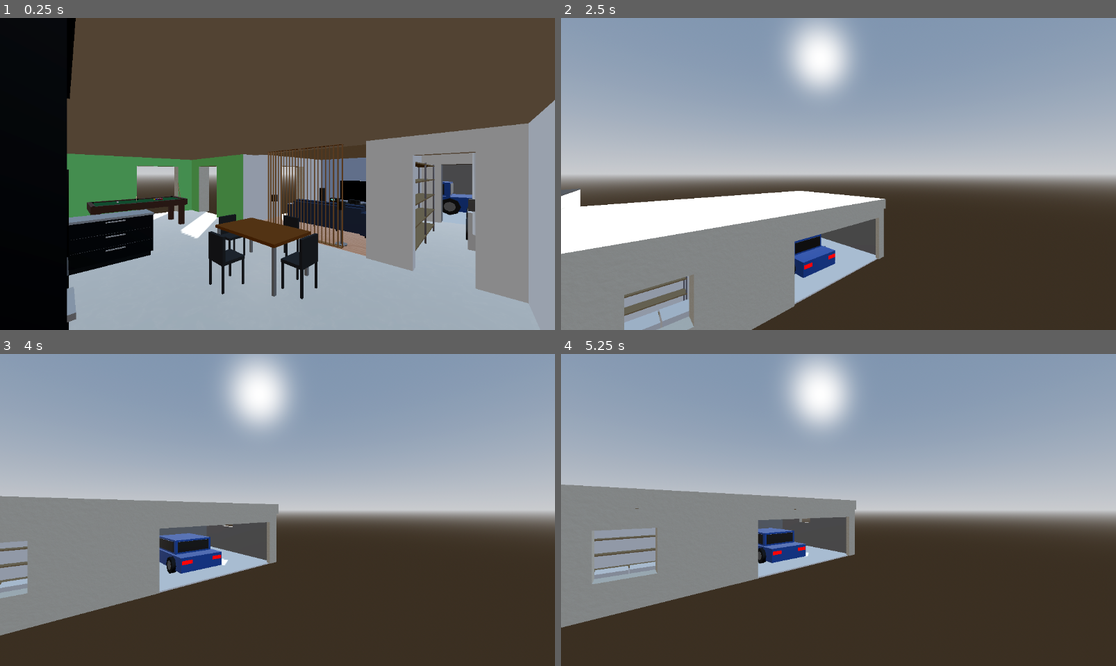
Above: before the commit, frames 1-4 (two rows, left to right).
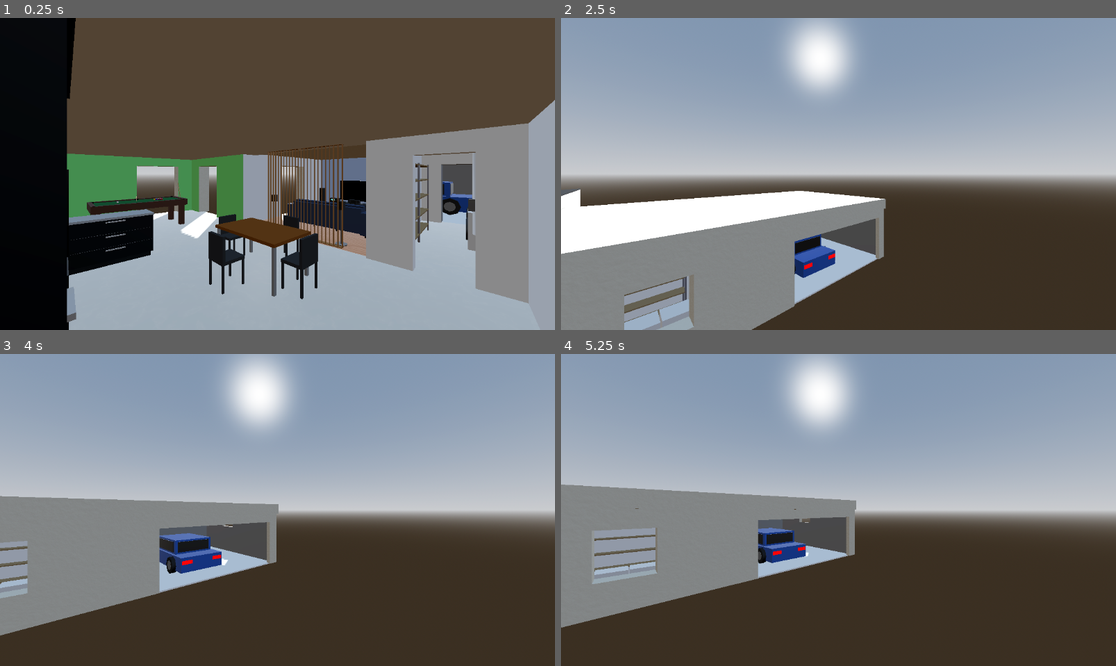
Above: after the commit, the same moments.

Repository: deneuxj/godot-ai
Game: Godot game, scene res://scenes/house building.tscn
Same seed, same stepped clock (60 frames per second), same inputs: the game is played once before the commit and once after it.
Inputs (mouse positions are in pixels of both pictures, inside the frame that each line leads up to):
- Up to frame 1 (0.25 s): no input
- Up to frame 2 (2.5 s): tap Enter at 0.5 s; move the mouse to (960, 158) at 0.52 s; hold D 0.53-1.25 s; hold E 0.53-1.25 s; click (960, 158) at 0.67 s; tap Space at 0.77, 2 s; drag from (727, 189) to (810, 236) at 1.27 s; move the mouse to (894, 105) at 2.02 s; hold D from 2.03 s (still down); hold Shift from 2.03 s (still down)
- Up to frame 3 (4 s): release D at 2.75 s; release Shift at 2.75 s; drag from (249, 572) to (111, 463) at 2.77 s; tap Enter at 3.5 s; move the mouse to (444, 556) at 3.52 s; hold A from 3.53 s (still down); hold Q from 3.53 s (still down); tap Space at 3.77 s
- Up to frame 4 (5.25 s): release A at 4.25 s; release Q at 4.25 s; drag from (672, 463) to (755, 432) at 4.27 s; tap Space at 5 s; move the mouse to (866, 510) at 5.02 s; hold S from 5.03 s (still down); hold E from 5.03 s (still down); click (866, 510) at 5.17 s

The runs differ from the first frame. In frame 1, 0.4% of the frame differs, in the area x 74-79%, y 46-75%; in frame 2, 0.3%; in frame 3, less than 0.1%; in frame 4, 0.2%.

Commit message:
feat: add 40cm deep closed entrance closet for off-season coats

Diff:
--- /dev/null
+++ b/project/scenes/entrance_closet.tscn
@@ -0,0 +1,57 @@
+[gd_scene format=3]
+
+[sub_resource type="StandardMaterial3D" id="StandardMaterial3D_pu5bg"]
+albedo_color = Color(0.65, 0.45, 0.25, 1)
+roughness = 0.8
+
+[sub_resource type="StandardMaterial3D" id="StandardMaterial3D_talh4"]
+albedo_color = Color(0.1, 0.1, 0.1, 1)
+metallic = 0.8
+roughness = 0.3
+
+[sub_resource type="StandardMaterial3D" id="StandardMaterial3D_6ij36"]
+albedo_color = Color(0.18, 0.18, 0.18, 1)
+roughness = 0.6
+
+[node name="EntranceCloset" type="Node3D" unique_id=1284281902]
+
+[node name="Frame" type="CSGBox3D" parent="." unique_id=354681869]
+transform = Transform3D(1, 0, 0, 0, 1, 0, 0, 0, 1, 0, 1.1, 0)
+size = Vector3(1, 2.2, 0.4)
+material = SubResource("StandardMaterial3D_pu5bg")
+
+[node name="@CSGBox3D@2" type="CSGBox3D" parent="Frame" unique_id=99178968]
+transform = Transform3D(1, 0, 0, 0, 1, 0, 0, 0, 1, 0, 0, 0.02)
+operation = 2
+size = Vector3(0.96, 2.16, 0.38)
+
+[node name="TopShelf" type="CSGBox3D" parent="." unique_id=137229574]
+transform = Transform3D(1, 0, 0, 0, 1, 0, 0, 0, 1, 0, 1.9, 0.02)
+size = Vector3(0.96, 0.02, 0.36)
+material = SubResource("StandardMaterial3D_pu5bg")
+
+[node name="HangerBar" type="CSGCylinder3D" parent="." unique_id=2080301655]
+transform = Transform3D(-4.371139e-08, -1, 0, 1, -4.371139e-08, 0, 0, 0, 1, 0, 1.8, 0.05)
+radius = 0.015
+height = 0.96
+material = SubResource("StandardMaterial3D_talh4")
+
+[node name="LeftDoor" type="CSGBox3D" parent="." unique_id=1694135851]
+transform = Transform3D(1, 0, 0, 0, 1, 0, 0, 0, 1, -0.245, 1.1, 0.2)
+size = Vector3(0.485, 2.16, 0.02)
+material = SubResource("StandardMaterial3D_6ij36")
+
+[node name="Handle" type="CSGBox3D" parent="LeftDoor" unique_id=1482529294]
+transform = Transform3D(1, 0, 0, 0, 1, 0, 0, 0, 1, 0.21, 0, 0.02)
+size = Vector3(0.01, 0.2, 0.02)
+material = SubResource("StandardMaterial3D_talh4")
+
+[node name="RightDoor" type="CSGBox3D" parent="." unique_id=1430884831]
+transform = Transform3D(1, 0, 0, 0, 1, 0, 0, 0, 1, 0.245, 1.1, 0.2)
+size = Vector3(0.485, 2.16, 0.02)
+material = SubResource("StandardMaterial3D_6ij36")
+
+[node name="Handle" type="CSGBox3D" parent="RightDoor" unique_id=2082165806]
+transform = Transform3D(1, 0, 0, 0, 1, 0, 0, 0, 1, -0.21, 0, 0.02)
+size = Vector3(0.01, 0.2, 0.02)
+material = SubResource("StandardMaterial3D_talh4")
--- a/project/scenes/house building.tscn
+++ b/project/scenes/house building.tscn
@@ -4030,7 +4030,7 @@
 mesh = SubResource("BoxMesh_360gp")
 
 [node name="GarageShelves" parent="Rooms" unique_id=498425922 instance=ExtResource("9_j4x6f")]
-transform = Transform3D(1, 0, 0, 0, 1, 0, 0, 0, 1, 9.537156, 0.04205346, 2.1128051)
+transform = Transform3D(1, 0, 0, 0, 1, 0, 0, 0, 1, 9.537156, 0.04205346, 2.247442)
 
 [node name="Walls" type="Node3D" parent="." unique_id=1609764232]
 
